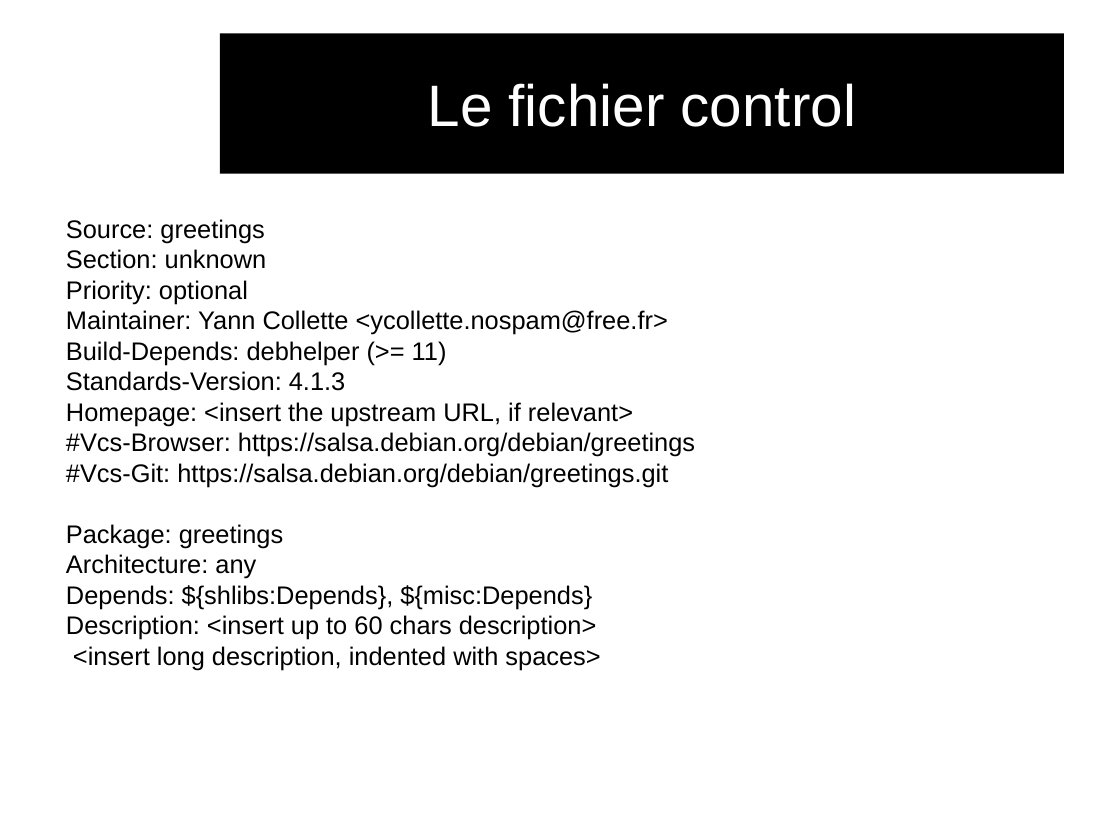
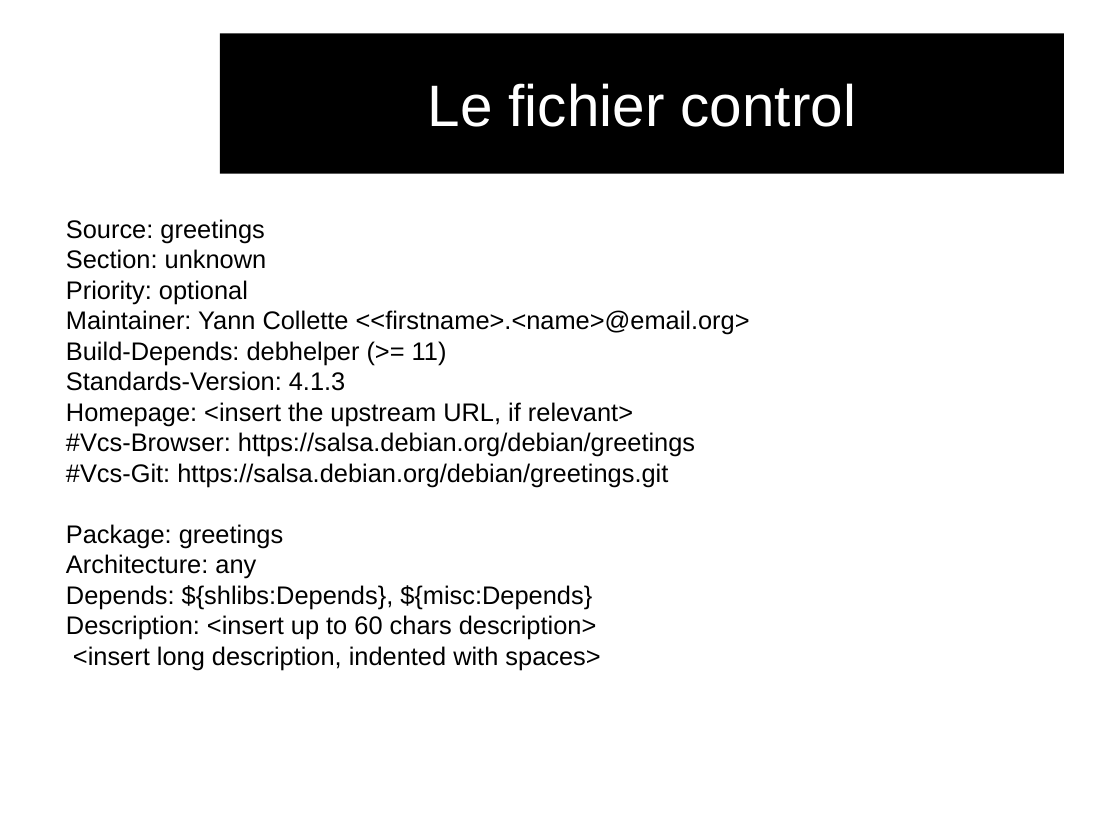
Before and after one commit to audinux/audinux.github.io, a slide deck: slide 9 of workshop/deb/deb.odp. Drawn at 1120x840 pixels with LibreOffice and Linux fonts; fonts in the diff are those of the drawing; background and template pictures are left out. Boxes give left, top, right and bottom in pixels: in the first picture for what was removed or moved away, otherwise in the second. Text is boxed around its words. In the diff, an @@ line names an element or a change of style, - is before the commit and + after.

```diff
--- a/workshop/deb/deb.odp
+++ b/workshop/deb/deb.odp
@@ text at [66, 310, 750, 335]: text changed @@
-Maintainer: Yann Collette <ycollette.nospam@free.fr>
+Maintainer: Yann Collette <<firstname>.<name>@email.org>
```
Also in this commit, not shown: 2 other slides changed, 2 slides removed, 1 other file.
